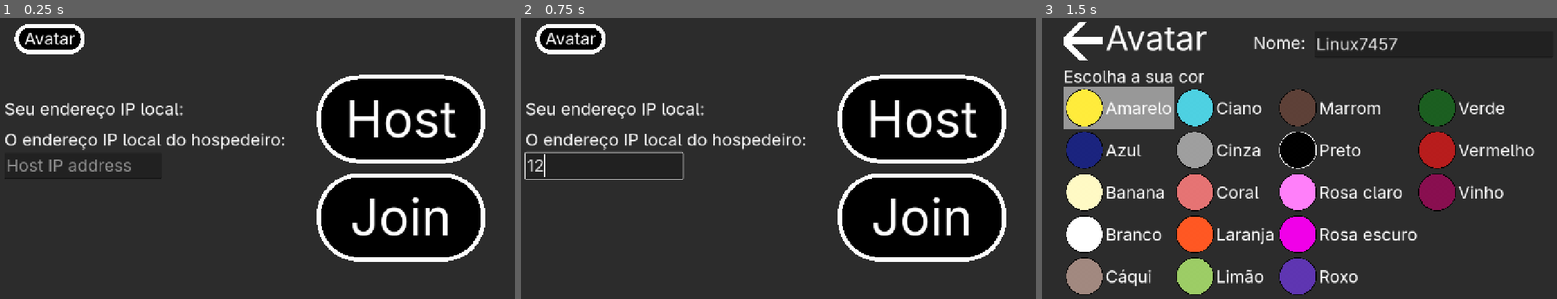
Above: before the commit, frames 1-3 (left to right).
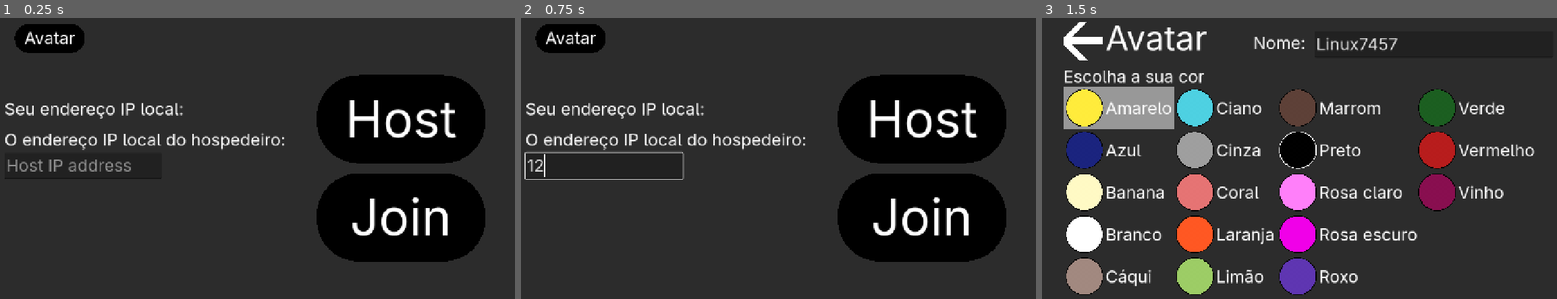
Above: after the commit, the same moments.

Repository: ruanv0/shots_circles
Game: Godot game, scene res://hub.tscn
Two runs of this game, one before a commit and one after it. Both use one fixed random seed, a clock stepped at 60 frames per second and the inputs below.
Inputs (mouse positions are in pixels of both pictures, inside the frame that each line leads up to):
- Up to frame 1 (0.25 s): no input
- Up to frame 2 (0.75 s): click (603, 166) at 0.52 s; type "12" at 0.6 s
- Up to frame 3 (1.5 s): click "Avatar" at 1.25 s

The runs differ from the first frame. In frame 1, 3.2% of the frame differs, in the area x 2-95%, y 2-87%; in frame 2, 3.2%; in frame 3, nothing differs.
Error in both runs: Out of bounds get index '1' (on base: 'PackedStringArray') (res://hub.gd:14)

Commit message:
2025.07.13.0

Diff:
--- a/multiplayer_menu.gd
+++ b/multiplayer_menu.gd
@@ -38,7 +38,6 @@
 
 
 func add_player(id: int, color: int, user_name_: String, ip: String, connected: bool) -> void:
-	print("add_player - id -> ", id)
 	peer_ids.append(id)
 	peer_colors.append(color)
 	peer_names.append(user_name_)
--- a/theme.tres
+++ b/theme.tres
@@ -11,20 +11,14 @@
 
 [sub_resource type="StyleBoxFlat" id="StyleBoxFlat_jlpum"]
 bg_color = Color(0.230315, 0.230315, 0.230315, 1)
-border_color = Color(1, 1, 1, 1)
 corner_radius_top_left = 100
 corner_radius_top_right = 100
 corner_radius_bottom_right = 100
 corner_radius_bottom_left = 100
 anti_aliasing = false
 
-[sub_resource type="StyleBoxFlat" id="StyleBoxFlat_va5qo"]
+[sub_resource type="StyleBoxFlat" id="StyleBoxFlat_ysrp0"]
 bg_color = Color(0, 0, 0, 1)
-border_width_left = 10
-border_width_top = 10
-border_width_right = 10
-border_width_bottom = 10
-border_color = Color(1, 1, 1, 1)
 corner_radius_top_left = 100
 corner_radius_top_right = 100
 corner_radius_bottom_right = 100
@@ -33,7 +27,6 @@
 
 [sub_resource type="StyleBoxFlat" id="StyleBoxFlat_0w8qk"]
 bg_color = Color(0.231373, 0.231373, 0.231373, 1)
-border_color = Color(1, 1, 1, 1)
 corner_radius_top_left = 100
 corner_radius_top_right = 100
 corner_radius_bottom_right = 100
@@ -51,7 +44,7 @@
 Button/fonts/font = ExtResource("1_e1x85")
 Button/styles/focus = SubResource("StyleBoxFlat_pudd0")
 Button/styles/hover = SubResource("StyleBoxFlat_jlpum")
-Button/styles/normal = SubResource("StyleBoxFlat_va5qo")
+Button/styles/normal = SubResource("StyleBoxFlat_ysrp0")
 Button/styles/pressed = SubResource("StyleBoxFlat_0w8qk")
 ItemList/font_sizes/font_size = 40
 ItemList/fonts/font = ExtResource("1_e1x85")
--- a/zero.tscn
+++ b/zero.tscn
@@ -53,15 +53,12 @@
 
 @rpc(\"call_local\")
 func add_player(id: int, position_: Vector2, color: int, user_name_: String) -> void:
-	print(\"id -> \", id)
 	var player = player_scene.instantiate()
 	player.name = \"player\" + str(id)
-	print(player.name)
 	player.set_meta(\"cor\", color)
 	player.set_meta(\"user_name\", user_name_)
 	kills.append([user_name_, 0, \"player\" + str(id)])
 	add_child(player)
-	print(get_children())
 	get_node(\"player\" + str(id)).global_position = position_
 
 
